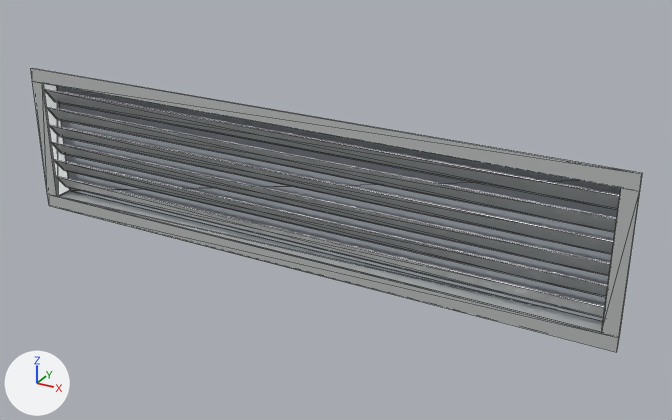
Before and after pictures for a commit that changed the glTF model STAIANO-3D/public/models/ecoclima/ega1-4/ecoclima-ega1-4-800x200.glb.
Before and after are seen from a camera (50 mm lens) standing at (0.544, -0.871, 0.427) and looking at (0.048, 0.032, -0.024). Every picture has the same lights, and +X, +Y and +Z are marked at lower left. The older version comes first. Mesh edges are drawn as thin lines.

The first picture shows 'Filtro.001', 'Profile_cornice.032', 'Profile_cornice.033', 'Profile_cornice.034', 'Profile_cornice.035', 'Profile_lamella.014', 'Profile_lamella.015', 'Profile_lamella.016', 'Profile_lamella.017', 'Profile_lamella.018', 'Profile_lamella.019', 'Profile_ritorno.037', 'Profile_ritorno.038'.
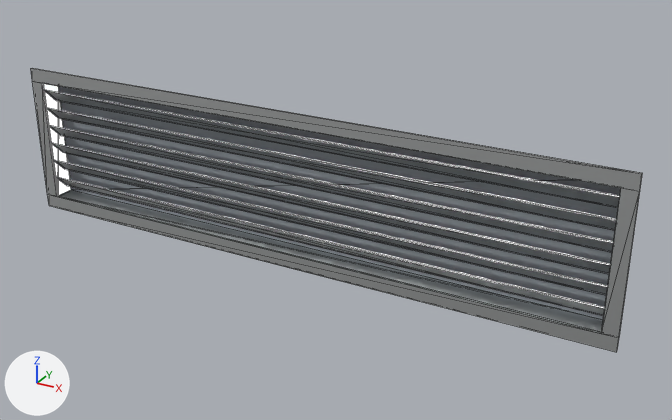
Where the change shows, as pixel boxes (x1, y1, x2, y2) in the pictures (672 x 420 px; the box of a moved part takes in the faces that stretch with it):
'Filtro', added
    after: (58, 86, 621, 320)
'Filtro.001', deleted
    before: (57, 86, 621, 321)
'Profile_cornice.032', surface changed
    both: (31, 68, 643, 191)
'Profile_cornice.033', surface changed
    both: (48, 194, 620, 352)
'Profile_lamella.019', surface changed
    both: (44, 89, 620, 208)
'Profile_lamella.018', surface changed
    both: (46, 107, 617, 230)
'Profile_lamella.017', surface changed
    both: (49, 125, 613, 252)
'Profile_lamella.016', surface changed
    both: (51, 142, 611, 274)
'Profile_lamella.015', surface changed
    both: (53, 159, 608, 295)
'Profile_lamella.014', surface changed
    both: (55, 176, 605, 316)
'Profile_ritorno.037', surface changed
    both: (59, 191, 603, 332)
'Profile_cornice.035', surface changed
    both: (602, 188, 640, 338)
'Profile_cornice.034', surface changed
    both: (32, 81, 58, 196)
'Profile_ritorno.038', surface changed (lighter)
    both: (44, 84, 70, 196)
part 1 of me_profile_lamella_014, moved or reshaped
    before: (55, 175, 605, 318)
    after: (55, 176, 605, 316)
part 2 of me_profile_lamella_015, moved or reshaped
    before: (53, 159, 608, 297)
    after: (53, 159, 608, 295)
part 3 of me_profile_lamella_016, moved or reshaped
    before: (51, 142, 611, 276)
    after: (51, 142, 611, 274)
part 4 of me_profile_lamella_017, moved or reshaped
    before: (49, 124, 614, 254)
    after: (49, 125, 613, 252)
part 5 of me_profile_lamella_018, moved or reshaped
    before: (46, 107, 617, 232)
    after: (46, 107, 617, 230)
part 6 of me_profile_lamella_019, moved or reshaped
    before: (44, 89, 620, 210)
    after: (44, 89, 620, 208)

The change, as a list of edits to the scene's bpy script:
```text
Change mat_filtro:
    mat_filtro.roughness: 0.9 -> 0.85
Change mat_profile_metallo:
    mat_profile_metallo.metallic: 0.55 -> 0.95
Change me_profile_lamella_014:
    remove me_profile_lamella_014.from_pydata(...)  # 8 vertices, 12 faces; spans x -0.382..0.382, y 0.001..0.019, z -0.074..-0.051
    add me_profile_lamella_014.from_pydata(...)  # 8 vertices, 12 faces; spans x -0.382..0.382, y 0.001..0.022, z -0.073..-0.052
    me_profile_lamella_014 part 1: the whole mesh is scaled about its middle by (1, 1.15, 0.898), then moved by (0.0, 0.001, 0.0)
Change me_profile_lamella_015:
    remove me_profile_lamella_015.from_pydata(...)  # 8 vertices, 12 faces; spans x -0.382..0.382, y 0.001..0.019, z -0.049..-0.026
    add me_profile_lamella_015.from_pydata(...)  # 8 vertices, 12 faces; spans x -0.382..0.382, y 0.001..0.022, z -0.048..-0.027
    me_profile_lamella_015 part 2: the whole mesh is scaled about its middle by (1, 1.15, 0.898), then moved by (0.0, 0.001, 0.0)
Change me_profile_lamella_016:
    remove me_profile_lamella_016.from_pydata(...)  # 8 vertices, 12 faces; spans x -0.382..0.382, y 0.001..0.019, z -0.024..-0.001
    add me_profile_lamella_016.from_pydata(...)  # 8 vertices, 12 faces; spans x -0.382..0.382, y 0.001..0.022, z -0.023..-0.002
    me_profile_lamella_016 part 3: the whole mesh is scaled about its middle by (1, 1.15, 0.898), then moved by (0.0, 0.001, 0.0)
Change me_profile_lamella_017:
    remove me_profile_lamella_017.from_pydata(...)  # 8 vertices, 12 faces; spans x -0.382..0.382, y 0.001..0.019, z 0.001..0.024
    add me_profile_lamella_017.from_pydata(...)  # 8 vertices, 12 faces; spans x -0.382..0.382, y 0.001..0.022, z 0.002..0.023
    me_profile_lamella_017 part 4: the whole mesh is scaled about its middle by (1, 1.15, 0.898), then moved by (0.0, 0.001, 0.0)
Change me_profile_lamella_018:
    remove me_profile_lamella_018.from_pydata(...)  # 8 vertices, 12 faces; spans x -0.382..0.382, y 0.001..0.019, z 0.026..0.049
    add me_profile_lamella_018.from_pydata(...)  # 8 vertices, 12 faces; spans x -0.382..0.382, y 0.001..0.022, z 0.027..0.048
    me_profile_lamella_018 part 5: the whole mesh is scaled about its middle by (1, 1.15, 0.898), then moved by (0.0, 0.001, 0.0)
Change me_profile_lamella_019:
    remove me_profile_lamella_019.from_pydata(...)  # 8 vertices, 12 faces; spans x -0.382..0.382, y 0.001..0.019, z 0.051..0.074
    add me_profile_lamella_019.from_pydata(...)  # 8 vertices, 12 faces; spans x -0.382..0.382, y 0.001..0.022, z 0.052..0.073
    me_profile_lamella_019 part 6: the whole mesh is scaled about its middle by (1, 1.15, 0.898), then moved by (0.0, 0.001, 0.0)
Add me_filtro:
    me_filtro.from_pydata([(-0.382, 0.028, -0.082), (0.382, 0.028, -0.082), (-0.382, 0.028, 0.082), (0.382, 0.028, 0.082), (-0.382, 0.029, -0.082), (0.382, 0.029, -0.082), (-0.382, 0.029, 0.082), (0.382, 0.029, 0.082)], [], [(0, 1, 3), (0, 3, 2), (4, 6, 7), (4, 7, 5), (0, 2, 6), (0, 6, 4), (1, 5, 7), (1, 7, 3), (0, 4, 5), (0, 5, 1), (2, 3, 7), (2, 7, 6)])
    me_filtro.materials.append(mat_filtro)  # light grey #b3bcc4
Remove ob_filtro_001:
    ob_filtro_001 = bpy.data.objects.new('Filtro.001', me_filtro_001)
Add ob_filtro:
    ob_filtro = bpy.data.objects.new('Filtro', me_filtro)
    ob_filtro.location = (0.0, 0.0, 0.0)
```
